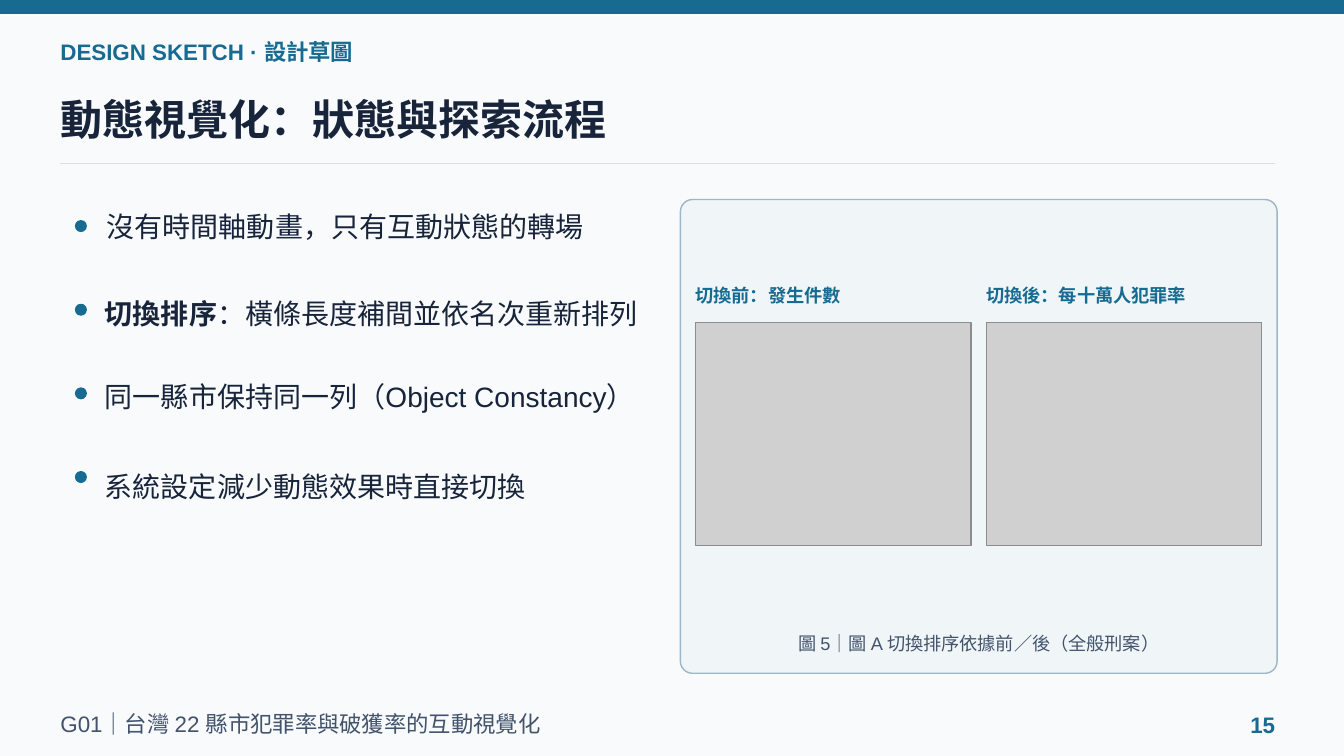
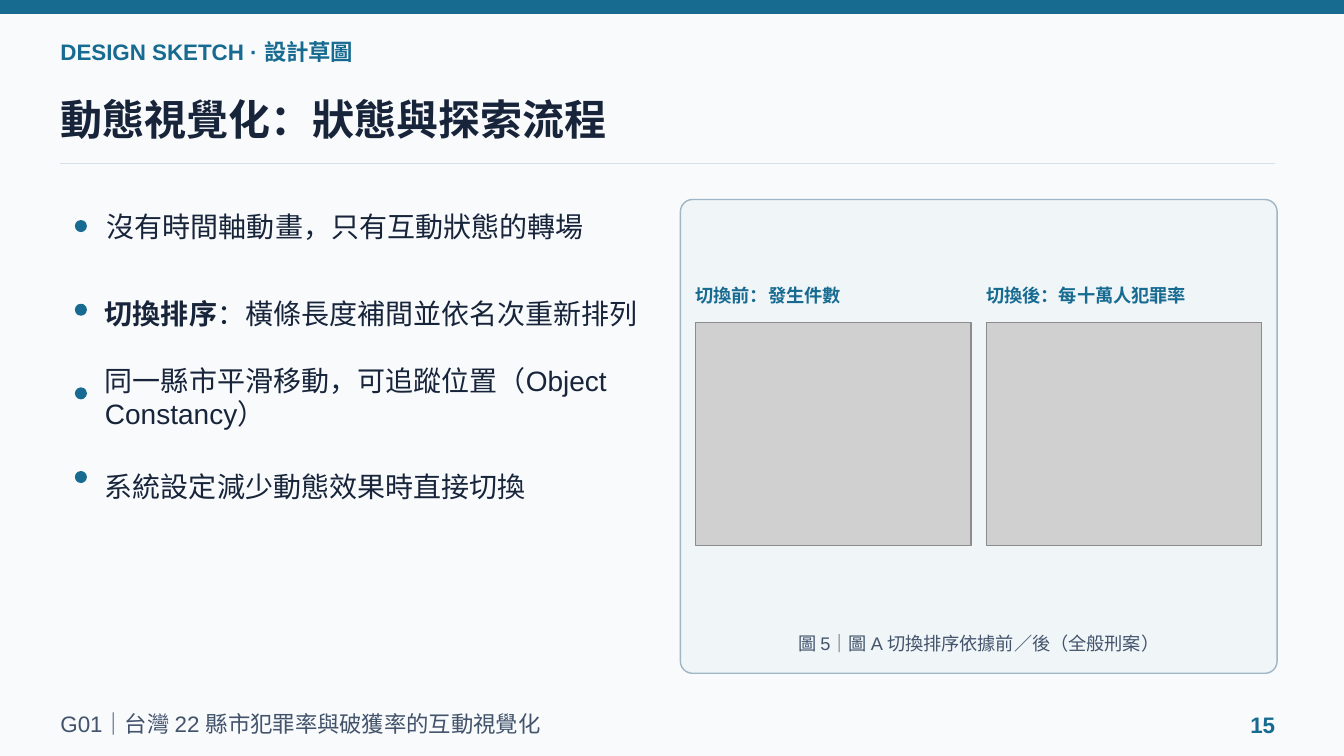
Before and after one commit to powerkaifu/taiwan-crime-rate-vis, a slide deck: slide 15 of docs/VIS_Final_Proposal_G01.pptx. Drawn at 1344x756 pixels with LibreOffice and Linux fonts; fonts in the diff are those of the drawing; grey boxes stand for pictures. Boxes give left, top, right and bottom in pixels: in the first picture for what was removed or moved away, otherwise in the second. Text is boxed around its words. In the diff, an @@ line names an element or a change of style, - is before the commit and + after.

```diff
--- a/docs/VIS_Final_Proposal_G01.pptx
+++ b/docs/VIS_Final_Proposal_G01.pptx
@@ text at [105, 367, 607, 429]: text changed @@
-同一縣市保持同一列（Object Constancy）
+同一縣市平滑移動，可追蹤位置（Object Constancy）
```
Also in this commit, not shown: 5 other slides changed, 1 other file.
